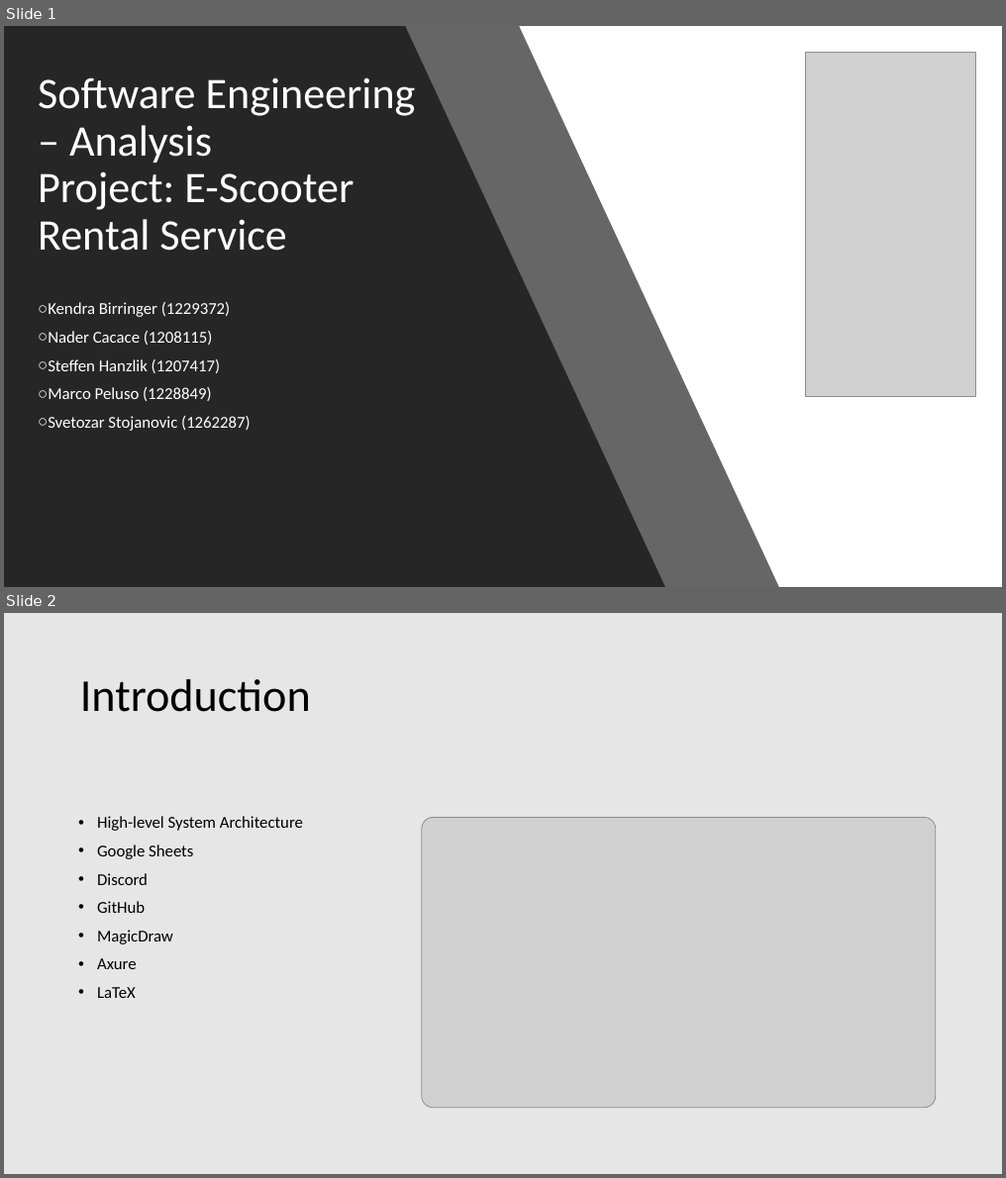
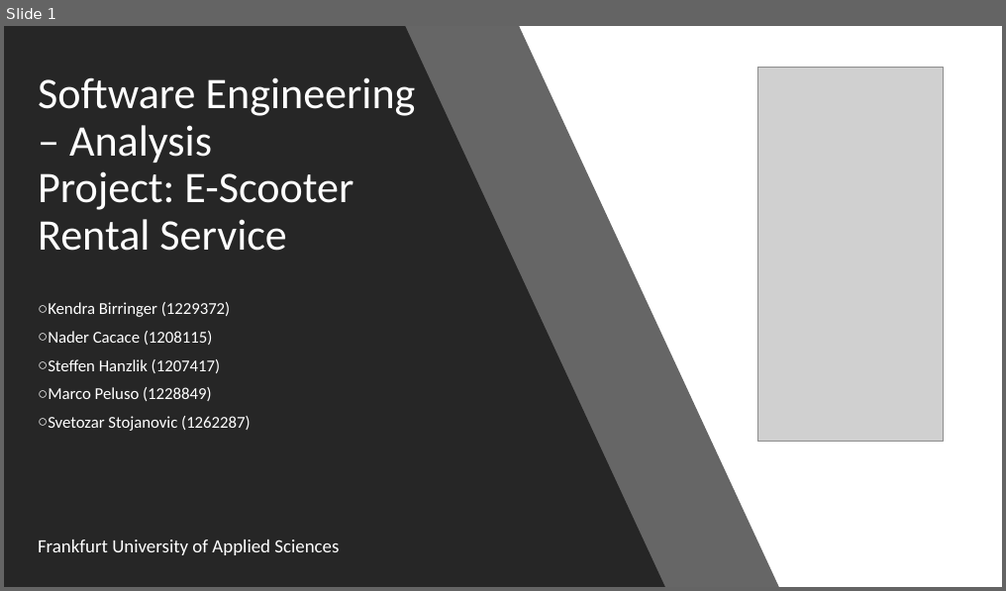
Before and after one commit to toza-mimoza/Probeklausur-Thoma, a slide deck: project/04-presentation/presentation.pptx. Shown one above the other, each under a label of ours: slides 1 and 2 before the commit, slide 1 after it. The pictures are 1006x1178 and 1006x591 pixels, drawn with LibreOffice and Linux fonts; fonts in the diff are those of the drawing; grey boxes stand for pictures. Boxes give left, top, right and bottom in pixels: in the first picture for what was removed or moved away, otherwise in the second. Text is boxed around its words. In the diff, an @@ line names an element or a change of style, - is before the commit and + after.

```diff
--- a/project/04-presentation/presentation.pptx
+++ b/project/04-presentation/presentation.pptx
@@ slide 2 removed at (x1=4, y1=613, x2=1002, y2=1174), background #E7E6E6 @@
@@ title removed at (x1=80, y1=679, x2=311, y2=712) @@
-Introduction
@@ text removed at (x1=97, y1=816, x2=303, y2=998) @@
-• High-level System Architecture
-• Google Sheets
-• Discord
-• GitHub
-• MagicDraw
-• Axure
-• LaTeX
@@ picture removed at (x1=422, y1=817, x2=936, y2=1108) @@
@@ slide 1 changed as well @@
@@ picture resized from (x1=805, y1=52, x2=976, y2=396) to (x1=757, y1=68, x2=944, y2=442) @@
@@ text added at (x1=38, y1=540, x2=339, y2=556), 18 pt, text #FFFFFF @@
+Frankfurt University of Applied Sciences
```
Also in this commit, not shown: 1 other slide changed, 8 slides added, 6 other slides removed.
